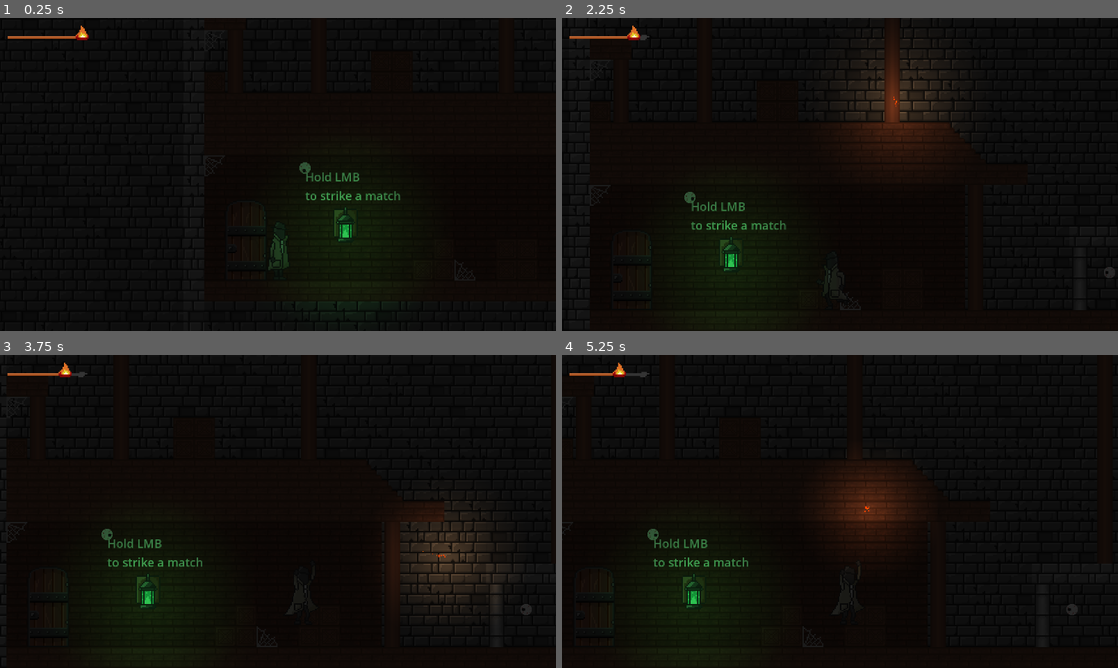
Above: before the commit, frames 1-4 (two rows, left to right).
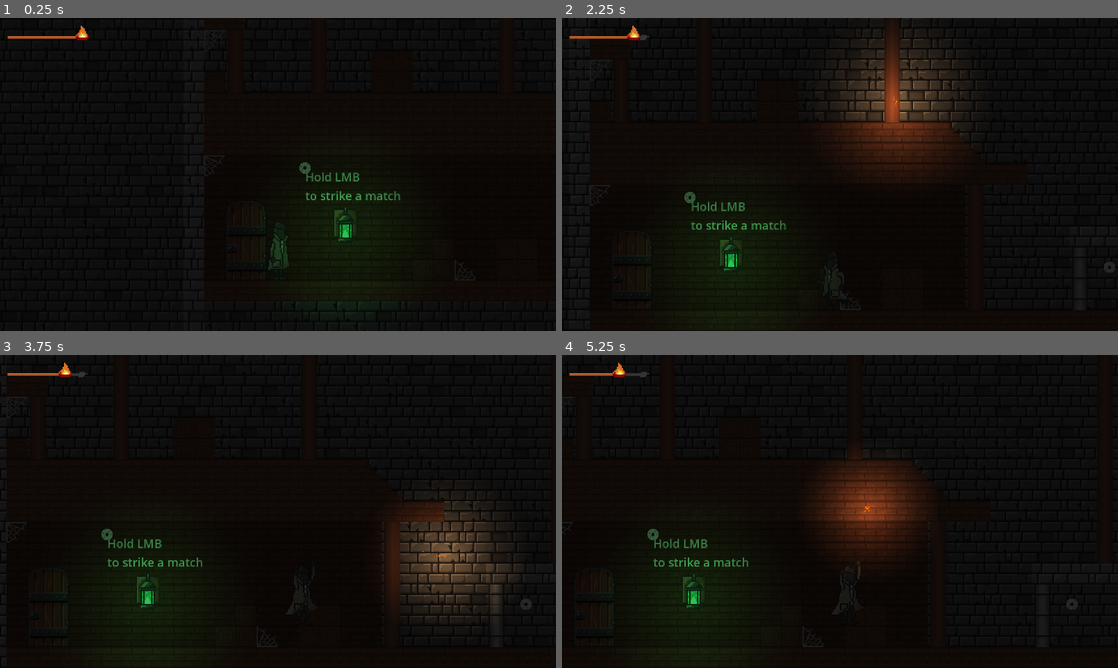
Above: after the commit, the same moments.

Repository: lestercantor/gwj-74---haunted
Game: Godot game, scene res://Level/Level.tscn
The game is run twice, just before and just after one commit, with the same random seed, the same clock (stepped at 60 frames per second) and the same inputs.
Inputs (mouse positions are in pixels of both pictures, inside the frame that each line leads up to):
- Up to frame 1 (0.25 s): no input
- Up to frame 2 (2.25 s): move the mouse to (962, 158) at 0.52 s; press the mouse at (962, 158) at 0.53 s; hold D (move_right) 0.53-2.03 s; tap Space (jump) at 0.77, 1.52 s; move the mouse to (728, 190) at 1.27 s; release the mouse at (728, 190) at 1.28 s; click (728, 190) at 1.35 s; move the mouse to (895, 105) at 2.02 s; press the mouse at (895, 105) at 2.03 s; hold A (move_left) from 2.03 s (still down)
- Up to frame 3 (3.75 s): move the mouse to (250, 574) at 2.77 s; release A (move_left) at 2.78 s; release the mouse at (250, 574) at 2.78 s; hold D (move_right) from 2.78 s (still down); click (250, 574) at 2.85 s; tap Space (jump) at 3.02 s; move the mouse to (444, 558) at 3.52 s; press the mouse at (444, 558) at 3.53 s
- Up to frame 4 (5.25 s): tap Space (jump) at 3.77, 4.52 s; move the mouse to (673, 464) at 4.27 s; release D (move_right) at 4.28 s; release the mouse at (673, 464) at 4.28 s; hold A (move_left) 4.28-5.03 s; click (673, 464) at 4.35 s; move the mouse to (867, 511) at 5.02 s; press the mouse at (867, 511) at 5.03 s; hold D (move_right) from 5.03 s (still down)

The runs differ from the first frame. In frame 1, less than 0.1% of the frame differs, in the area x 54-56%, y 47-50%; in frame 2, 2.0%, in the area x 22-100%, y 12-84%; in frame 3, 1.4%; in frame 4, 1.6%.

Commit message:
eye blink

Diff:
--- a/Level/Level.tscn
+++ b/Level/Level.tscn
@@ -221,7 +221,6 @@
 [node name="Player" parent="." instance=ExtResource("2_othsh")]
 z_index = 1
 position = Vector2(-605, 978)
-floor_constant_speed = false
 
 [node name="Camera2D" type="Camera2D" parent="Player"]
 zoom = Vector2(1.5, 1.5)
@@ -240,6 +239,7 @@
 height = 600.0
 
 [node name="Enemy" parent="." instance=ExtResource("4_kgrqc")]
+z_index = 3
 position = Vector2(755, 896)
 
 [node name="Painting1" parent="." instance=ExtResource("5_npcdf")]
@@ -369,11 +369,31 @@
 position = Vector2(2293, 970)
 
 [node name="CollisionShape2D" parent="ExitArea" index="0"]
-position = Vector2(-2215, -10)
+position = Vector2(-2215, -18)
 
 [node name="Eyes" parent="ExitArea/CollisionShape2D" index="0" instance=ExtResource("18_d6rqk")]
 
 [node name="Eyes" parent="." instance=ExtResource("18_d6rqk")]
 position = Vector2(-565, 845)
 
+[node name="Eyes2" parent="." instance=ExtResource("18_d6rqk")]
+position = Vector2(-15, 360)
+
+[node name="Eyes3" parent="." instance=ExtResource("18_d6rqk")]
+position = Vector2(1, 370)
+
+[node name="Eyes6" parent="." instance=ExtResource("18_d6rqk")]
+position = Vector2(-10, 426)
+
+[node name="Eyes4" parent="." instance=ExtResource("18_d6rqk")]
+position = Vector2(17, 357)
+
+[node name="Eyes5" parent="." instance=ExtResource("18_d6rqk")]
+position = Vector2(15, 394)
+scale = Vector2(2, 2)
+
+[node name="Eyes7" parent="." instance=ExtResource("18_d6rqk")]
+position = Vector2(2, 451)
+scale = Vector2(2, 2)
+
 [editable path="ExitArea"]
--- a/Paintings/eyes.tscn
+++ b/Paintings/eyes.tscn
@@ -1,11 +1,40 @@
-[gd_scene load_steps=5 format=3 uid="uid://c4lowjnv5s7aa"]
+[gd_scene load_steps=9 format=3 uid="uid://c4lowjnv5s7aa"]
 
-[ext_resource type="Texture2D" uid="uid://bbqy2uy1iksg6" path="res://Art Assets/Paintings/EyesWhite.png" id="1_si0i1"]
+[ext_resource type="Texture2D" uid="uid://dip5c4vjqo0uw" path="res://Art Assets/Paintings/Eyes-Sheet.png" id="1_ngxyj"]
 [ext_resource type="Script" path="res://Paintings/eye.gd" id="2_nhh4i"]
 [ext_resource type="Texture2D" uid="uid://cbvtxe1o7pkaa" path="res://Art Assets/Paintings/EyePupil.png" id="3_pybti"]
 
 [sub_resource type="CircleShape2D" id="CircleShape2D_6tio4"]
 radius = 51.0
+
+[sub_resource type="AtlasTexture" id="AtlasTexture_c4mok"]
+atlas = ExtResource("1_ngxyj")
+region = Rect2(0, 0, 17, 17)
+
+[sub_resource type="AtlasTexture" id="AtlasTexture_oiy7q"]
+atlas = ExtResource("1_ngxyj")
+region = Rect2(17, 0, 17, 17)
+
+[sub_resource type="AtlasTexture" id="AtlasTexture_hjcqu"]
+atlas = ExtResource("1_ngxyj")
+region = Rect2(0, 0, 17, 17)
+
+[sub_resource type="SpriteFrames" id="SpriteFrames_5vl5c"]
+animations = [{
+"frames": [{
+"duration": 1.0,
+"texture": SubResource("AtlasTexture_c4mok")
+}, {
+"duration": 1.0,
+"texture": SubResource("AtlasTexture_oiy7q")
+}, {
+"duration": 1.0,
+"texture": SubResource("AtlasTexture_hjcqu")
+}],
+"loop": false,
+"name": &"Blink",
+"speed": 5.0
+}]
 
 [node name="Eyes" type="Node2D"]
 
@@ -16,9 +45,12 @@
 [node name="CollisionShape2D" type="CollisionShape2D" parent="SightArea"]
 shape = SubResource("CircleShape2D_6tio4")
 
-[node name="Eye" type="Sprite2D" parent="."]
-texture = ExtResource("1_si0i1")
+[node name="AnimatedSprite2D" type="AnimatedSprite2D" parent="SightArea"]
+sprite_frames = SubResource("SpriteFrames_5vl5c")
+animation = &"Blink"
+frame = 2
+frame_progress = 1.0
 script = ExtResource("2_nhh4i")
 
-[node name="Pupil" type="Sprite2D" parent="Eye"]
+[node name="Pupil" type="Sprite2D" parent="SightArea/AnimatedSprite2D"]
 texture = ExtResource("3_pybti")
--- a/Player/player.tscn
+++ b/Player/player.tscn
@@ -116,7 +116,6 @@
 scale = Vector2(1.75, 1.75)
 collision_layer = 2
 collision_mask = 5
-floor_constant_speed = true
 script = ExtResource("1_et4br")
 
 [node name="AnimatedSprite2D" type="AnimatedSprite2D" parent="."]
@@ -145,6 +144,7 @@
 
 [node name="PointLight2D" type="PointLight2D" parent="MouseLight"]
 color = Color(0.82235, 0.579043, 0.355313, 1)
+energy = 1.7
 texture = SubResource("GradientTexture2D_3akqv")
 texture_scale = 3.0
 height = 64.0
Binary file added: Art Assets/Paintings/Eyes-Sheet.png
Not shown, added: Art Assets/Paintings/Eyes-Sheet.png.import
